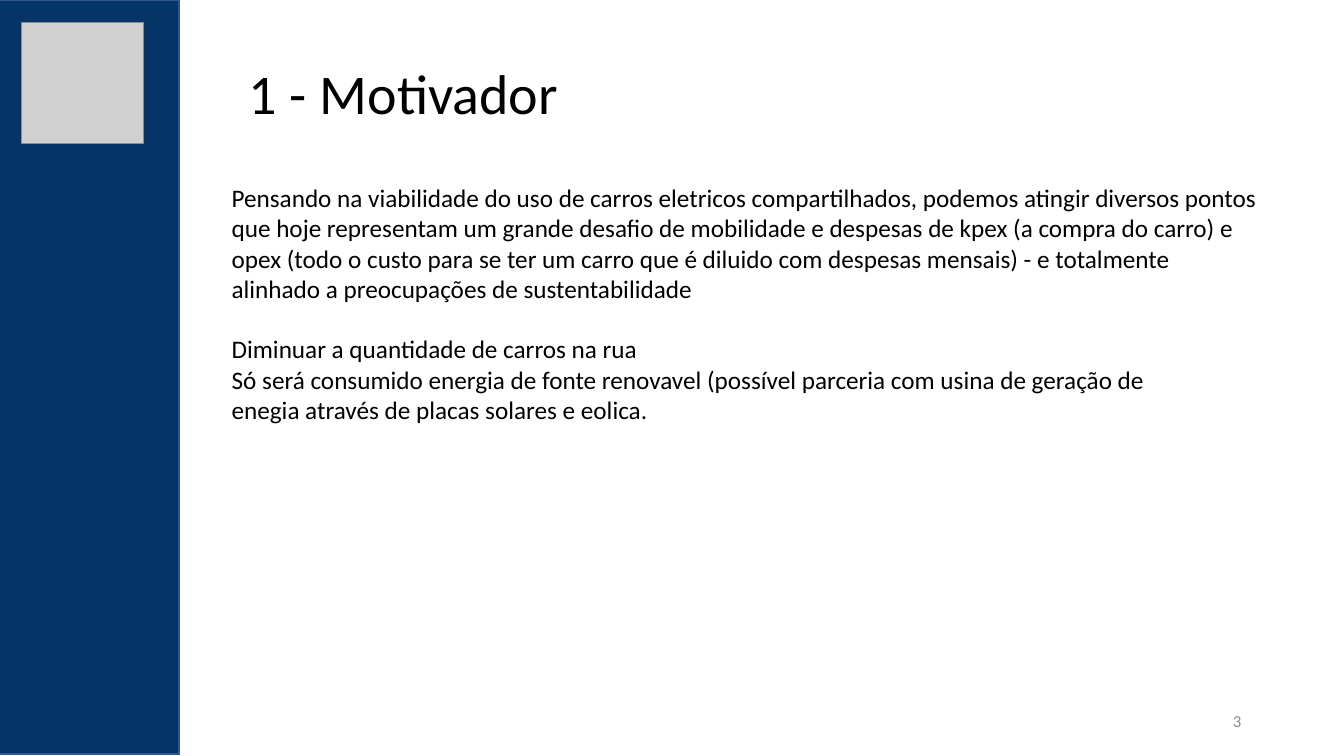
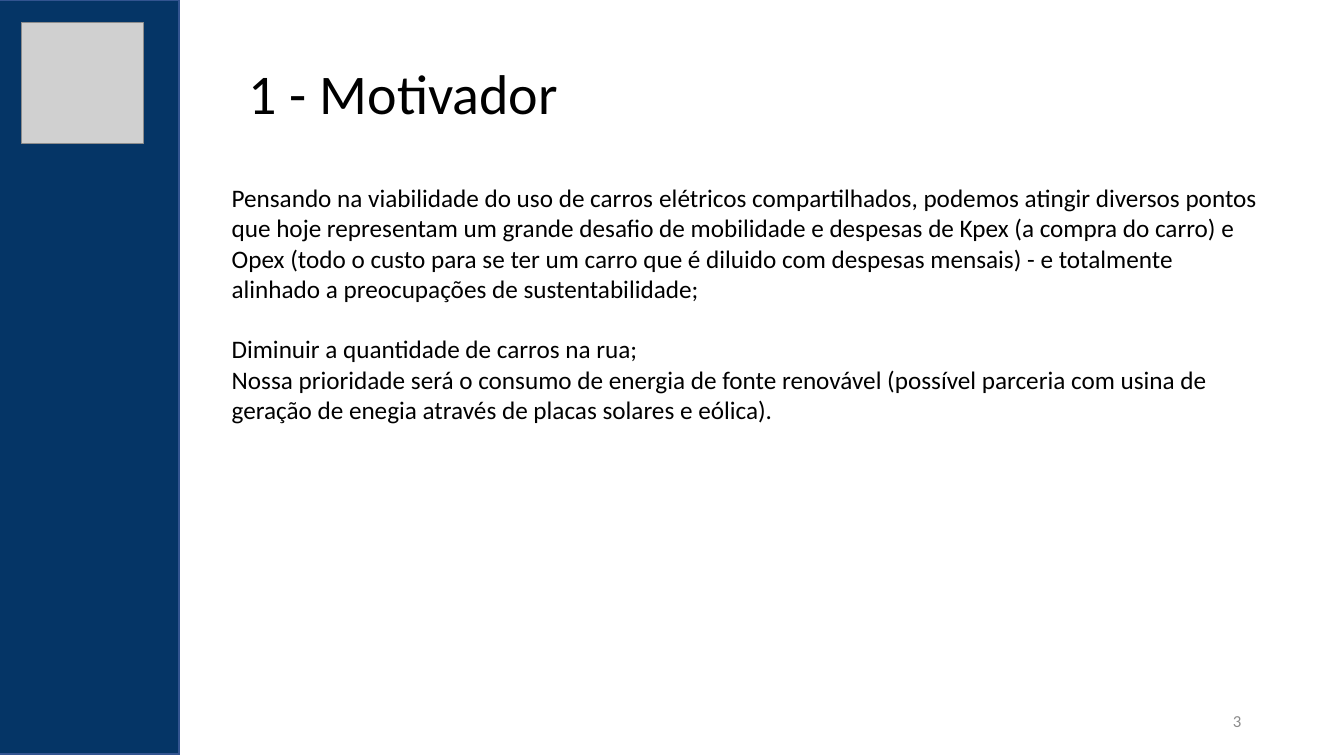
Before and after one commit to felipementel/c4-model-builder, a slide deck: slide 3 of ppt/PGPARQ01C1-2N-P1 - Arquitetura de Software.pptx. Drawn at 1344x756 pixels with LibreOffice and Linux fonts; fonts in the diff are those of the drawing; grey boxes stand for pictures. Boxes give left, top, right and bottom in pixels: in the first picture for what was removed or moved away, otherwise in the second. Text is boxed around its words. In the diff, an @@ line names an element or a change of style, - is before the commit and + after.

```diff
--- a/ppt/PGPARQ01C1-2N-P1 - Arquitetura de Software.pptx
+++ b/ppt/PGPARQ01C1-2N-P1 - Arquitetura de Software.pptx
@@ text at (232, 189, 1257, 424): text changed @@
-Pensando na viabilidade do uso de carros eletricos compartilhados, podemos atingir diversos pontos que hoje representam um grande desafio de mobilidade e despesas de kpex (a compra do carro) e opex (todo o custo para se ter um carro que é diluido com despesas mensais) - e totalmente alinhado a preocupações de sustentabilidade
-Diminuar a quantidade de carros na rua
-Só será consumido energia de fonte renovavel (possível parceria com usina de geração de enegia através de placas solares e eolica.
+Pensando na viabilidade do uso de carros elétricos compartilhados, podemos atingir diversos pontos que hoje representam um grande desafio de mobilidade e despesas de Kpex (a compra do carro) e Opex (todo o custo para se ter um carro que é diluido com despesas mensais) - e totalmente alinhado a preocupações de sustentabilidade;
+Diminuir a quantidade de carros na rua;
+Nossa prioridade será o consumo de energia de fonte renovável (possível parceria com usina de geração de enegia através de placas solares e eólica).
```
Also in this commit, not shown: 7 other slides changed, 3 slides added, 13 other files.
